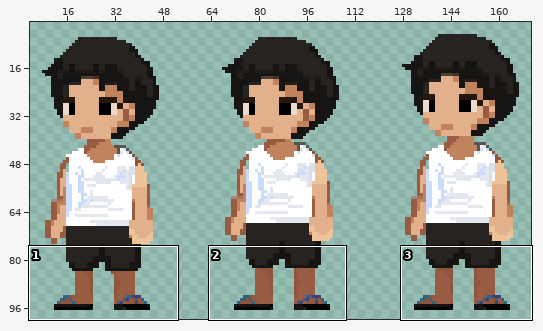
Sprite sheet: assets/IDLE.png. Above, an overview of the earlier version with the close-up marked.
Close-up. The starting point:
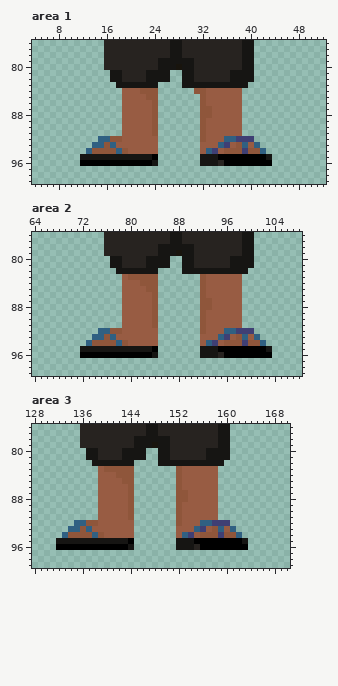
The file is 180x100 pixels. Colours within 5 levels of each other are drawn and written as one. Shown: area 1: x 4..52, y 76..99; area 2: x 64..108, y 76..99; area 3: x 128..170, y 76..99. The wide view leaves out empty margins.
The same view after the edit:
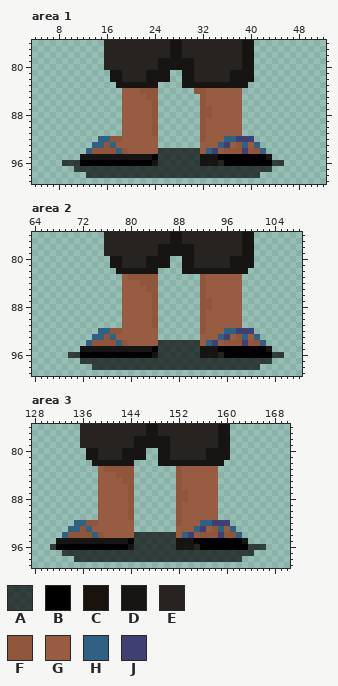
Palette (. is transparent): A #000000aa  B #000000  C #18140d  D #161513  E #272320  F #8f563b  G #985c43  H #306082  J #3f3f74
Diff:
--- area 1
@@ x 4..52 @@
  93 ..........HHFHGGGGGGG.......GGGHJGFHGH...........
- 94 .........HFFFFHFGGGGG.......GHJGFFFJFFH..........
- 95 ........DDDDDDDDDDDDB.......DDDBBBBBBBBD.........
- 96 ........BBBBBBBBBBBBD.......DDDEBBBBBBBB.........
- 97 .................................................
- 98 .................................................
+ 94 .........HFFFFHFGGGGGAAAAAAAGHJGFFFJFFH..........
+ 95 ........DDDDDDDDDDDDBAAAAAAADDDBBBBBBBBD.........
+ 96 .....AAABBBBBBBBBBBBDAAAAAAADDDEBBBBBBBBAA.......
+ 97 .......AAAAAAAAAAAAAAAAAAAAAAAAAAAAAAAAA.........
+ 98 .........AAAAAAAAAAAAAAAAAAAAAAAAAAAAA...........
  99 .................................................
--- area 2
@@ x 64..108 @@
  93 ..........HHFHGGGGGGG.......GGGHJGFHGH.......
- 94 .........HFFFFHFGGGGG.......GHJGFFFJFFH......
- 95 ........DDDDDDDDDDDDB.......DDDBBBBBBBBD.....
- 96 ........BBBBBBBBBBBBD.......DDDEBBBBBBBB.....
- 97 .............................................
- 98 .............................................
+ 94 .........HFFFFHFGGGGGAAAAAAAGHJGFFFJFFH......
+ 95 ........DDDDDDDDDDDDBAAAAAAADDDBBBBBBBBD.....
+ 96 ......AABBBBBBBBBBBBDAAAAAAADDDEBBBBBBBBAA...
+ 97 ........AAAAAAAAAAAAAAAAAAAAAAAAAAAAAAAA.....
+ 98 ..........AAAAAAAAAAAAAAAAAAAAAAAAAAAA.......
  99 .............................................
--- area 3
@@ x 128..170 @@
  93 ......HHFHGGGGGGG.......GGGHJGFHGH.........
- 94 .....HFFFFHFGGGGG.......GHJGFFFJFFH........
- 95 ....DDDDDDDDDDDDB.......DDDBBBBBBBBD.......
- 96 ....BBBBBBBBBBBBD.......DDDEBBBBBBBB.......
- 97 ...........................................
- 98 ...........................................
+ 94 .....HFFFFHFGGGGGAAAAAAAGHJGFFFJFFH........
+ 95 ....DDDDDDDDDDDDBAAAAAAADDDBBBBBBBBD.......
+ 96 ...ABBBBBBBBBBBBDAAAAAAADDDEBBBBBBBBAAA....
+ 97 .....AAAAAAAAAAAAAAAAAAAAAAAAAAAAAAAA......
+ 98 .......AAAAAAAAAAAAAAAAAAAAAAAAAAAA........
  99 ...........................................
Pixel boxes of the changes (left, top, right, bottom) in both close-ups:
added: (62, 148, 284, 178)
added: (68, 340, 284, 370)
added: (50, 532, 266, 562)
